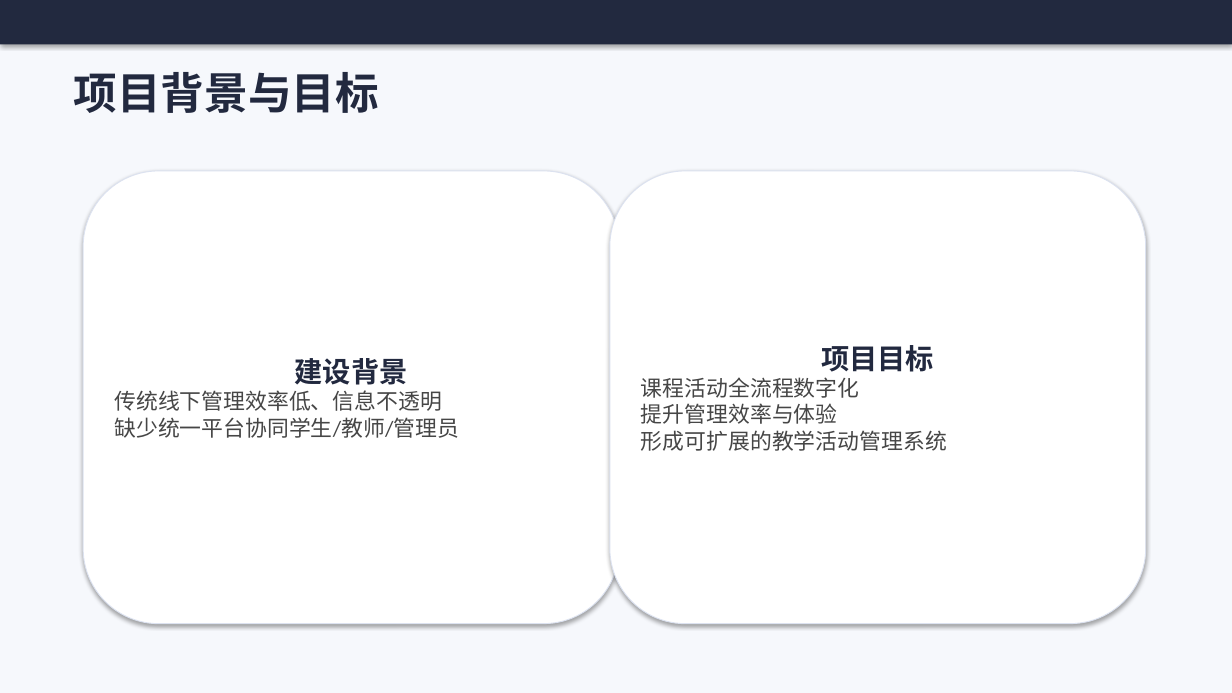
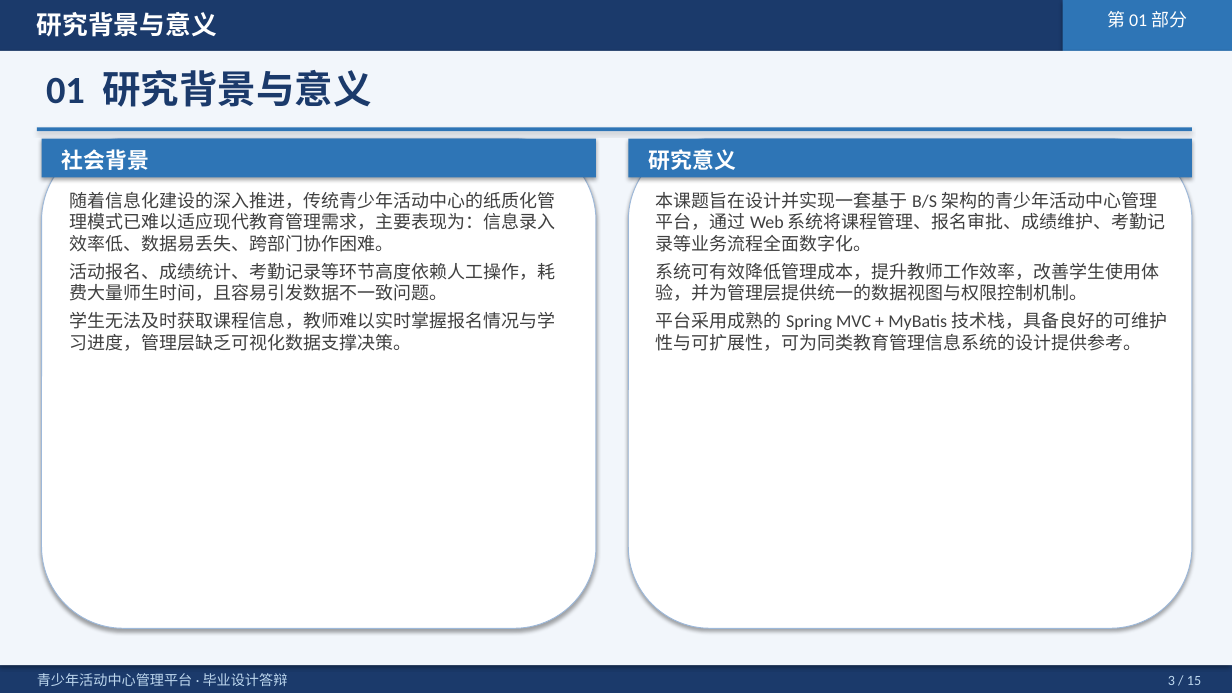
Before and after one commit to cxkqq/Student_Exam, a slide deck: slide 3 of defense_ppt.pptx. Drawn at 1232x693 pixels with LibreOffice and Linux fonts; fonts in the diff are those of the drawing. Boxes give left, top, right and bottom in pixels: in the first picture for what was removed or moved away, otherwise in the second. Text is boxed around its words. In the diff, an @@ line names an element or a change of style, - is before the commit and + after.

```diff
--- a/defense_ppt.pptx
+++ b/defense_ppt.pptx
@@ rectangle: place and size @@
-rectangle at [0, 0, 1232, 44]
+rectangle at [0, 0, 1232, 51]
@@ rectangle at [0, 0, 1232, 51]: fill #22293F to #1B3A6B @@
@@ text added at [37, 12, 217, 37], 20 pt, text #FFFFFF, bold @@
+研究背景与意义
@@ rectangle added at [1063, 0, 1232, 51], fill #2E75B6 @@
@@ text added at [1107, 11, 1187, 28], 14 pt, text #FFFFFF @@
+第 01 部分
@@ rectangle: place and size @@
-rectangle at [0, 0, 1232, 693]
+rectangle at [0, 51, 1232, 665]
@@ rectangle at [0, 51, 1232, 665]: fill #F6F8FC to #F2F6FB @@
@@ text at [46, 70, 371, 107]: text changed; size 34 to 30 pt; text colour #22293F to #1B3A6B @@
-项目背景与目标
+01 研究背景与意义
@@ rectangle added at [37, 128, 1192, 131], fill #2E75B6 @@
@@ rounded rectangle added at [42, 139, 596, 628], fill #FFFFFF, outline #9DB8D9 0.75 pt @@
@@ rectangle added at [42, 139, 596, 177], fill #2E75B6 @@
@@ text added at [62, 149, 149, 170], 17 pt, text #FFFFFF, bold @@
+社会背景
@@ rounded rectangle added at [628, 139, 1192, 628], fill #FFFFFF, outline #9DB8D9 0.75 pt @@
@@ rectangle added at [628, 139, 1192, 177], fill #2E75B6 @@
@@ text added at [648, 149, 735, 170], 17 pt, text #FFFFFF, bold @@
+研究意义
@@ rounded rectangle removed at [83, 171, 619, 624] @@
-建设背景
-传统线下管理效率低、信息不透明
-缺少统一平台协同学生/教师/管理员
@@ rounded rectangle removed at [610, 171, 1146, 624] @@
-项目目标
-课程活动全流程数字化
-提升管理效率与体验
-形成可扩展的教学活动管理系统
@@ text added at [69, 192, 555, 351], 14 pt, text #404040 @@
+随着信息化建设的深入推进，传统青少年活动中心的纸质化管理模式已难以适应现代教育管理需求，主要表现为：信息录入效率低、数据易丢失、跨部门协作困难。
+活动报名、成绩统计、考勤记录等环节高度依赖人工操作，耗费大量师生时间，且容易引发数据不一致问题。
+学生无法及时获取课程信息，教师难以实时掌握报名情况与学习进度，管理层缺乏可视化数据支撑决策。
@@ text added at [656, 192, 1167, 351], 14 pt, text #404040 @@
+本课题旨在设计并实现一套基于 B/S 架构的青少年活动中心管理平台，通过 Web 系统将课程管理、报名审批、成绩维护、考勤记录等业务流程全面数字化。
+系统可有效降低管理成本，提升教师工作效率，改善学生使用体验，并为管理层提供统一的数据视图与权限控制机制。
+平台采用成熟的 Spring MVC + MyBatis 技术栈，具备良好的可维护性与可扩展性，可为同类教育管理信息系统的设计提供参考。
@@ rectangle added at [0, 665, 1232, 693], fill #1B3A6B @@
@@ text added at [37, 673, 288, 686], 11 pt, text #BDD7EE @@
+青少年活动中心管理平台 · 毕业设计答辩
@@ text added at [1168, 676, 1201, 685], 11 pt, text #BDD7EE @@
+3 / 15
```
Also in this commit, not shown: 6 other slides changed, 8 slides added, 8 slides removed.
